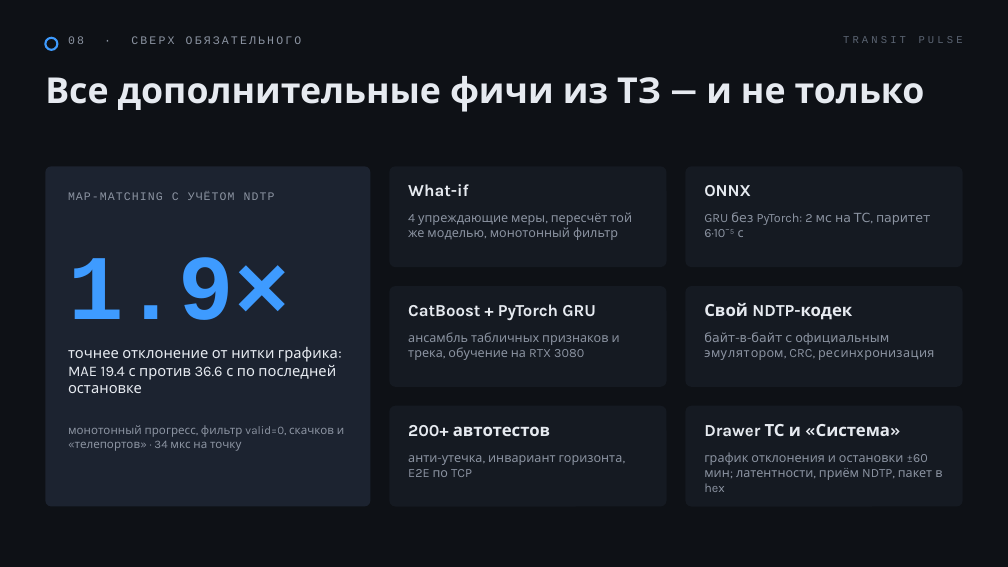
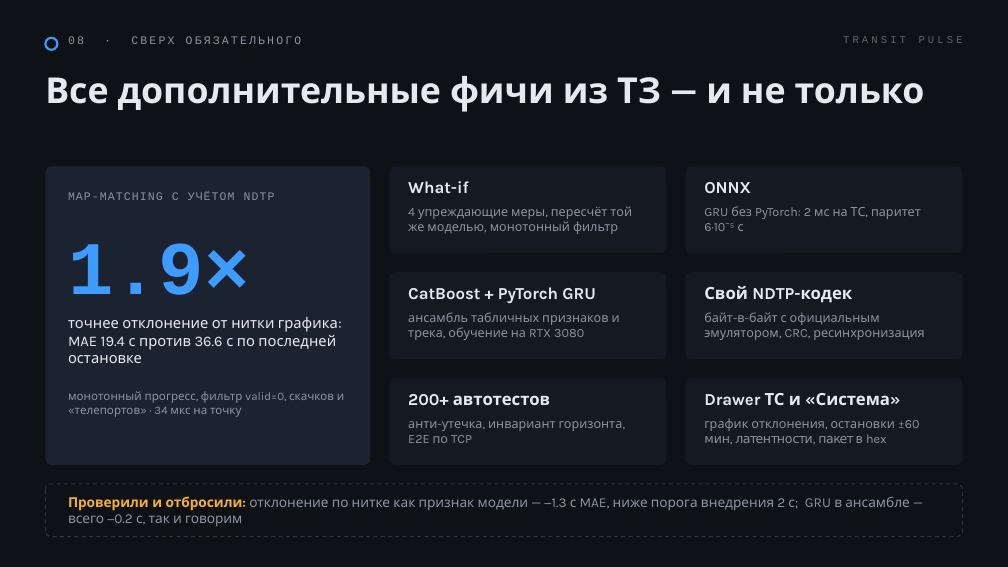
Before and after one commit to jinxovich/transit-pulse, a slide deck: slide 9 of docs/pitch/transit-pulse-pitch.pptx. Drawn at 1008x567 pixels with LibreOffice and Linux fonts; fonts in the diff are those of the drawing. Boxes give left, top, right and bottom in pixels: in the first picture for what was removed or moved away, otherwise in the second. Text is boxed around its words. In the diff, an @@ line names an element or a change of style, - is before the commit and + after.

Commit message:
docs(pitch): цифры после улучшения алертов и калибровки

```diff
--- a/docs/pitch/transit-pulse-pitch.pptx
+++ b/docs/pitch/transit-pulse-pitch.pptx
@@ rounded rectangle: place and size @@
-rounded rectangle at <box>45,166,371,507</box>
+rounded rectangle at <box>45,166,371,465</box>
@@ rounded rectangle: place and size @@
-rounded rectangle at <box>389,166,667,267</box>
+rounded rectangle at <box>389,166,667,253</box>
@@ rounded rectangle: place and size @@
-rounded rectangle at <box>686,166,963,267</box>
+rounded rectangle at <box>686,166,963,253</box>
@@ text "4 упреждающие меры, пересчёт той ...": place and size @@
-text "4 упреждающие меры, пересчёт той ..." at <box>408,212,632,240</box>
+text "4 упреждающие меры, пересчёт той ..." at <box>408,206,632,234</box>
@@ text "GRU без PyTorch: 2 мс ..." rewrapped from <box>704,212,930,237</box> to <box>704,206,921,231</box> @@
@@ text "1.9×": place and size @@
-text "1.9×" at <box>68,257,290,320</box>
+text "1.9×" at <box>68,243,249,295</box>
@@ text "1.9×" at <box>68,243,249,295</box>: size 88 to 72 pt @@
@@ rounded rectangle: place and size @@
-rounded rectangle at <box>389,286,667,386</box>
+rounded rectangle at <box>389,272,667,359</box>
@@ text "CatBoost + PyTorch GRU": place and size @@
-text "CatBoost + PyTorch GRU" at <box>408,304,596,320</box>
+text "CatBoost + PyTorch GRU" at <box>408,287,596,303</box>
@@ rounded rectangle: place and size @@
-rounded rectangle at <box>686,286,963,386</box>
+rounded rectangle at <box>686,272,963,359</box>
@@ text "Свой NDTP-кодек": place and size @@
-text "Свой NDTP-кодек" at <box>704,303,853,320</box>
+text "Свой NDTP-кодек" at <box>704,286,853,303</box>
@@ text "ансамбль табличных признаков и трека, ...": place and size @@
-text "ансамбль табличных признаков и трека, ..." at <box>408,332,620,360</box>
+text "ансамбль табличных признаков и трека, ..." at <box>408,312,620,340</box>
@@ text "байт-в-байт с официальным эмулятором, CRC, ..." rewrapped from <box>704,332,934,360</box> to <box>704,312,924,340</box> @@
@@ text "монотонный прогресс, фильтр valid=0, скачков ...": place and size @@
-text "монотонный прогресс, фильтр valid=0, скачков ..." at <box>68,425,344,451</box>
+text "монотонный прогресс, фильтр valid=0, скачков ..." at <box>68,391,344,417</box>
@@ rounded rectangle: place and size @@
-rounded rectangle at <box>389,406,667,507</box>
+rounded rectangle at <box>389,378,667,465</box>
@@ proportions changed in 7 elements at <box>389,166,667,253</box>, <box>686,166,963,253</box>, <box>389,272,667,359</box>, <box>686,272,963,359</box>, <box>45,166,371,465</box>, <box>389,378,667,465</box>, <box>686,378,963,465</box> @@
@@ rounded rectangle: place and size @@
-rounded rectangle at <box>686,406,963,507</box>
+rounded rectangle at <box>686,378,963,465</box>
@@ 3 texts: place and size @@
-3 texts at <box>68,347,891,436</box>
+3 texts at <box>68,317,891,405</box>
@@ text "анти-утечка, инвариант горизонта, E2E по ...": place and size @@
-text "анти-утечка, инвариант горизонта, E2E по ..." at <box>408,455,623,477</box>
+text "анти-утечка, инвариант горизонта, E2E по ..." at <box>408,421,623,443</box>
@@ text at <box>704,418,919,443</box>: text changed @@
-график отклонения и остановки ±60 мин; латентности, приём NDTP, пакет в hex
+график отклонения, остановки ±60 мин, латентности, пакет в hex
@@ rounded rectangle added at <box>45,484,963,537</box>, fill #0E1116, outline #2A3342 1 pt dashed @@
@@ text added at <box>68,496,910,526</box>, 13 pt, text #8B93A1 @@
+Проверили и отбросили: отклонение по нитке как признак модели — −1.3 с MAE, ниже порога внедрения 2 с; GRU в ансамбле — всего −0.2 с, так и говорим
```
Also in this commit, not shown: 3 other slides changed, 5 other files.
